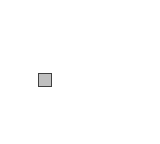
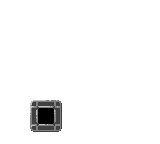
Two versions of the same layered image (160px x 144px). Layer-by-layer changes:
removed layer "Layer 11" over [left=38, top=73, right=52, bottom=87]
added layer "Layer 12" above "Folder (Docked)" over [left=30, top=100, right=62, bottom=132]
